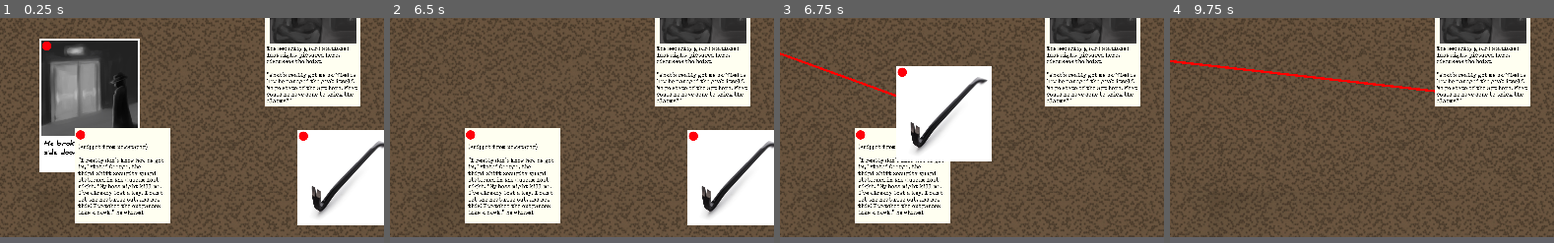
Above: before the commit, frames 1-4 (left to right).
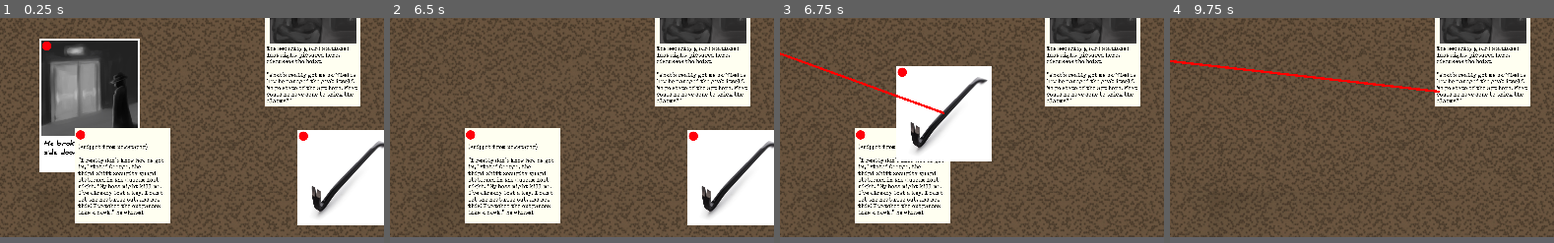
Above: after the commit, the same moments.

Repository: IanWark/VGADGameJamWinter2019
Game: Godot game, scene res://scenes/game_screen.tscn
Same seed, same stepped clock (60 frames per second), same inputs: the game is played once before the commit and once after it.
Inputs (mouse positions are % of the whole screen's width and height, from its top left):
- Up to frame 1 (0.25 s): no input
- Up to frame 2 (6.5 s): drag from (5, 6) to (27, 20) at 0.52 s; tap Enter at 1.25, 2.75, 5.75 s; drag from (11, 20) to (31, 41) at 1.27 s; tap Space at 2, 3.5 s; move the mouse to (22, 6) at 2.02 s; press the mouse at (22, 6) at 2.03 s; release the mouse at (22, 6) at 2.75 s; drag from (27, 20) to (31, 41) at 2.77 s; drag from (31, 41) to (22, 6) at 3.52 s; drag from (26, 56) to (22, 6) at 4.27 s; move the mouse to (52, 41) at 5.02 s; press the mouse at (52, 41) at 5.03 s; release the mouse at (52, 41) at 5.75 s; drag from (57, 54) to (27, 20) at 5.77 s
- Up to frame 3 (6.75 s): drag from (91, 85) to (20, 43) at 6.52 s
- Up to frame 4 (9.75 s): drag from (14, 33) to (28, 57) at 7.27 s; tap Space at 8 s; move the mouse to (62, 85) at 8.02 s; press the mouse at (62, 85) at 8.03 s; release the mouse at (62, 85) at 8.75 s; drag from (56, 76) to (25, 56) at 8.77 s; move the mouse to (81, 66) at 9.52 s; press the mouse at (81, 66) at 9.53 s
The pictures show only the part of the screen within x 46-96%, y 50-100%; the shares and areas given below are measured in that part.

Frames 1-2 are identical in both runs. In frame 3, 0.1% of the frame differs, in the area x 30-43%, y 34-43%; in frame 4, less than 0.1%.

Commit message:
fade to black before ending

Diff:
--- a/scenes/game_screen.tscn
+++ b/scenes/game_screen.tscn
@@ -24,6 +24,37 @@
 gradient = SubResource( 1 )
 width = 2048
 
+[sub_resource type="Animation" id=3]
+
+resource_name = "fade_to_black"
+length = 6.0
+loop = false
+step = 0.1
+tracks/0/type = "value"
+tracks/0/path = NodePath(".:visible")
+tracks/0/interp = 1
+tracks/0/loop_wrap = true
+tracks/0/imported = false
+tracks/0/enabled = true
+tracks/0/keys = {
+"times": PoolRealArray( 0 ),
+"transitions": PoolRealArray( 1 ),
+"update": 1,
+"values": [ true ]
+}
+tracks/1/type = "value"
+tracks/1/path = NodePath(".:color")
+tracks/1/interp = 1
+tracks/1/loop_wrap = true
+tracks/1/imported = false
+tracks/1/enabled = true
+tracks/1/keys = {
+"times": PoolRealArray( 0, 5 ),
+"transitions": PoolRealArray( 1, 1 ),
+"update": 0,
+"values": [ Color( 0, 0, 0, 0 ), Color( 0, 0, 0, 1 ) ]
+}
+
 [node name="Main" type="Node" index="0"]
 
 script = ExtResource( 1 )
@@ -231,7 +262,6 @@
 
 [node name="ItemViewLayer" type="CanvasLayer" parent="." index="6"]
 
-editor/display_folded = true
 layer = 1
 offset = Vector2( 0, 0 )
 rotation = 0.0
@@ -252,7 +282,7 @@
 size_flags_horizontal = 1
 size_flags_vertical = 1
 color = Color( 0, 0, 0, 0.627451 )
-_sections_unfolded = [ "Focus", "Grow Direction", "Hint", "Mouse", "Rect", "Size Flags" ]
+_sections_unfolded = [ "Focus", "Grow Direction", "Hint", "Mouse", "Rect", "Size Flags", "Visibility" ]
 
 [node name="CenterContainer" type="CenterContainer" parent="ItemViewLayer/ItemViewBG" index="0"]
 
@@ -273,10 +303,21 @@
 use_top_left = false
 _sections_unfolded = [ "Rect", "Visibility" ]
 
+[node name="AnimationPlayer" type="AnimationPlayer" parent="ItemViewLayer/ItemViewBG" index="1"]
+
+root_node = NodePath("..")
+autoplay = ""
+playback_process_mode = 1
+playback_default_blend_time = 0.0
+playback_speed = 1.0
+anims/fade_to_black = SubResource( 3 )
+blend_times = [  ]
+
 [node name="strings" type="Node2D" parent="." index="7"]
 
-z_index = 2
+z_index = 5
 script = ExtResource( 7 )
+_sections_unfolded = [ "Visibility", "Z Index" ]
 
 [node name="crowbar" parent="." index="8" instance=ExtResource( 8 )]
 
@@ -293,3 +334,5 @@
 [node name="clock" parent="." index="11" instance=ExtResource( 11 )]
 
 position = Vector2( 127, 371 )
+
+[connection signal="animation_finished" from="ItemViewLayer/ItemViewBG/AnimationPlayer" to="." method="_on_AnimationPlayer_animation_finished"]
--- a/scripts/main.gd
+++ b/scripts/main.gd
@@ -92,7 +92,7 @@
 			a_scene = EVENT_3_A
 			b_scene = EVENT_3_B
 		elif current_event == 3:
-			get_tree().change_scene("res://scenes/ending.tscn")
+			$ItemViewLayer/ItemViewBG/AnimationPlayer.play("fade_to_black")
 			return
 
 		# Get new container for a locked event
@@ -119,7 +119,6 @@
 		wrong_answer = event_b
 
 		current_event += 1
-
 
 class DraggablesSorter: #Custom sorter
 	static func z_index(a, b): #Sort by z_index
@@ -149,3 +148,6 @@
 	for i in draggables: #Set all can_drag to false
 		i.can_drag = false
 	return draggables[0] #Return top draggable
+
+func _on_AnimationPlayer_animation_finished(anim_name):
+	get_tree().change_scene("res://scenes/ending.tscn")
Not shown: 1 places in scenes/game_screen.tscn that only renumber resources
